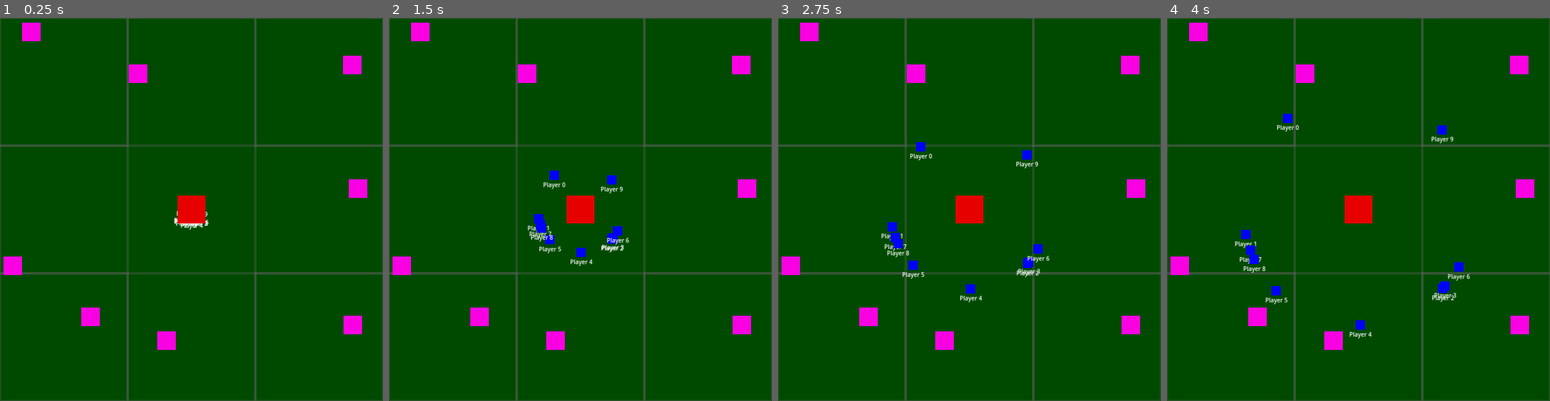
Above: before the commit, frames 1-4 (left to right).
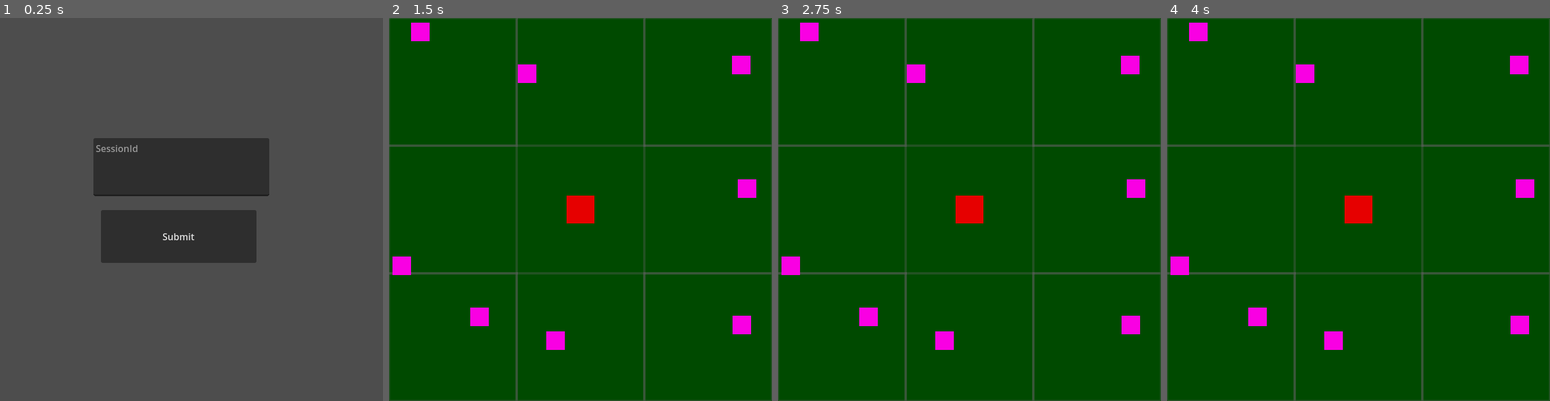
Above: after the commit, the same moments.

Repository: admwx7/TwitchColonies
Game: Godot game, scene res://containers/game.tscn
The game is run twice, just before and just after one commit, with the same random seed, the same clock (stepped at 60 frames per second) and the same inputs.
Inputs (mouse positions are in pixels of both pictures, inside the frame that each line leads up to):
- Up to frame 1 (0.25 s): no input
- Up to frame 2 (1.5 s): click (569, 236) at 0.5 s, where only the run after the commit has a clickable "Submit"
- Up to frame 3 (2.75 s): no input
- Up to frame 4 (4 s): no input

The runs differ from the first frame. In frame 1, 99% of the frame differs, in the area x 0-100%, y 0-100%; in frame 2, 0.9%; in frame 3, 1.0%; in frame 4, 1.0%.

Commit message:
Adding disc bot integration points

Diff:
--- a/containers/game.gd
+++ b/containers/game.gd
@@ -1,36 +1,69 @@
 extends Node2D
 
 const PLAYER_SCENE = preload("res://entities/player.tscn");
-enum Map { GATHER, BUILD, BATTLE };
+enum Map { MAIN_MENU, GATHER, BUILD, BATTLE };
 const MAP_LOOKUP = {
 	Map.GATHER: preload("res://maps/gather.tscn"),
 	Map.BUILD: preload("res://maps/build.tscn"),
 	Map.BATTLE: preload("res://maps/battle.tscn"),
+	Map.MAIN_MENU: preload("res://maps/mainMenu.tscn"),
 };
-var map: Node2D = null;
+var map = null;
 
+func handleCommands(commands: Array) -> void:
+	var response = [];
+	for command in commands:
+		match command.commandName:
+			"ad-start":
+				print("ad start");
+			"ad-end":
+				print("ad end");
+			"game-start":
+				print("game start");
+			"game-end":
+				print("game end");
+				#TODO: clear game state
+				changeMap(Map.MAIN_MENU);
+			"gather":
+			#"deliver":
+			#"attack":
+				var player = command.params.player;
+				var args = command.params.args;
+				response.push_back({
+					"uid": player.uid,
+					"status":  "SUCCESS" if playerAction(player.uid, player.username, args[0], "") else "FAILURE",
+				});
+	$WebSocket.acknowledge(response);
+
+func handleSession(id: String) -> void:
+	# TODO: error handle for bad session
+	$WebSocket.registerSession(id);
+	changeMap(Map.GATHER);
 func changeMap(mapType: Map) -> void:
 	if map :
 		remove_child(map);
 		map.queue_free();
 	map = MAP_LOOKUP[mapType].instantiate();
 	add_child(map);
-func playerAction(playerName: String, cell: int, rss: String) -> void:
+	match mapType:
+		Map.MAIN_MENU:
+			map.session_id.connect(handleSession);
+func playerAction(uid: String, playerName: String, cell: String, rss: String) -> bool:
+	for player in $Players.get_children():
+		if player.uid == uid: return false;
+
 	var player = PLAYER_SCENE.instantiate();
+	player.uid = uid;
 	player.position = map.hub_location;
 	player.player_name = playerName;
 	player.home = map.hub_location;
 	$Players.add_child(player);
-	player.action(map.getCells()[cell], Types.PlayerState.GATHER);
+	player.action(map.getCells()[cell.to_int()], Types.PlayerState.GATHER);
+	return true;
 
-# Called when the node enters the scene tree for the first time.
 func _ready() -> void:
-	changeMap(Map.GATHER);
+	$WebSocket.commands.connect(handleCommands);
+	changeMap(Map.MAIN_MENU);
 
-	var cells = map.getCells();
-	for i in range(10) :
-		playerAction("Player %s" % [i], randi_range(0, cells.size() - 1), "");
-
-# Called every frame. 'delta' is the elapsed time since the previous frame.
-func _process(delta: float) -> void:
+func _process(_delta: float) -> void:
 	pass
--- a/containers/game.tscn
+++ b/containers/game.tscn
@@ -1,8 +1,12 @@
-[gd_scene load_steps=2 format=3 uid="uid://dsdfxdk24d8qu"]
+[gd_scene load_steps=3 format=3 uid="uid://dsdfxdk24d8qu"]
 
 [ext_resource type="Script" uid="uid://csh44o0eoppym" path="res://containers/game.gd" id="1_feb5d"]
+[ext_resource type="Script" uid="uid://bnk7nhwlujhra" path="res://containers/web_socket.gd" id="2_cv7yh"]
 
 [node name="Game" type="Node2D"]
 script = ExtResource("1_feb5d")
 
+[node name="WebSocket" type="Node" parent="."]
+script = ExtResource("2_cv7yh")
+
 [node name="Players" type="Node" parent="."]
--- /dev/null
+++ b/containers/web_socket.gd
@@ -0,0 +1,50 @@
+extends Node
+
+var websocket_url = "ws://localhost:8008";
+var socket = WebSocketPeer.new();
+signal commands(data: Array);
+const HEARTBEAT_INTERVAL = 45.0;
+
+func acknowledge(commands: Array) -> void:
+	if socket.get_ready_state() != WebSocketPeer.STATE_OPEN:
+		return;
+
+	var obj: Dictionary = {};
+	obj.action = "ack";
+	obj.commands = commands;
+	socket.send_text(JSON.stringify(obj));
+func registerSession(id: String) -> void:
+	if socket.get_ready_state() != WebSocketPeer.STATE_OPEN:
+		return;
+
+	var obj: Dictionary = {};
+	obj.action = "register";
+	obj.sessionId = id;
+	socket.send_text(JSON.stringify(obj));
+
+func _ready() -> void:
+	#socket.set_heartbeat_interval(HEARTBEAT_INTERVAL);
+	var err = socket.connect_to_url(websocket_url);
+	if err != OK:
+		push_error("Unable to connect");
+		set_process(false);
+
+func _process(_delta: float) -> void:
+	socket.poll();
+	var state = socket.get_ready_state();
+
+	match (state):
+		WebSocketPeer.STATE_OPEN:
+			while socket.get_available_packet_count():
+				var packet = socket.get_packet();
+				var obj = JSON.parse_string(packet.get_string_from_utf8());
+				match (obj.action):
+					"ack":
+						print("server acknowledged:", obj.sessionId);
+					"commands":
+						commands.emit(obj.commands);
+		WebSocketPeer.STATE_CLOSING:
+			pass;
+		WebSocketPeer.STATE_CLOSED:
+			commands.emit([{ "commandName": "game-end" }]);
+			set_process(false);
--- a/entities/player.gd
+++ b/entities/player.gd
@@ -1,7 +1,7 @@
 extends Node2D
 
 @export var player_name: String = "";
-@export var screen_name: String = "";
+@export var uid: String = "";
 @export var velocity: float = 50.0; # pixels per second
 
 var state: Types.PlayerState;
--- /dev/null
+++ b/maps/mainMenu.tscn
@@ -0,0 +1,28 @@
+[gd_scene load_steps=2 format=3 uid="uid://cf0h1tvqrru4r"]
+
+[ext_resource type="Script" uid="uid://buxkjgn5a01xo" path="res://maps/main_menu.gd" id="1_q1r7w"]
+
+[node name="Setup" type="Control"]
+layout_mode = 3
+anchors_preset = 15
+anchor_right = 1.0
+anchor_bottom = 1.0
+grow_horizontal = 2
+grow_vertical = 2
+script = ExtResource("1_q1r7w")
+
+[node name="SessionIdInput" type="TextEdit" parent="."]
+layout_mode = 0
+offset_left = 161.0
+offset_top = 207.0
+offset_right = 464.0
+offset_bottom = 307.0
+placeholder_text = "SessionId"
+
+[node name="Button" type="Button" parent="."]
+layout_mode = 0
+offset_left = 174.0
+offset_top = 331.0
+offset_right = 442.0
+offset_bottom = 422.0
+text = "Submit"
--- /dev/null
+++ b/maps/main_menu.gd
@@ -0,0 +1,11 @@
+extends Control
+signal session_id(id: String);
+
+func emitIdChange() -> void:
+	session_id.emit($SessionIdInput.text);
+func _ready() -> void:
+	$Button.pressed.connect(emitIdChange);
+
+# Called every frame. 'delta' is the elapsed time since the previous frame.
+func _process(delta: float) -> void:
+	pass
Not shown, added: containers/web_socket.gd.uid
Not shown, added: maps/main_menu.gd.uid
